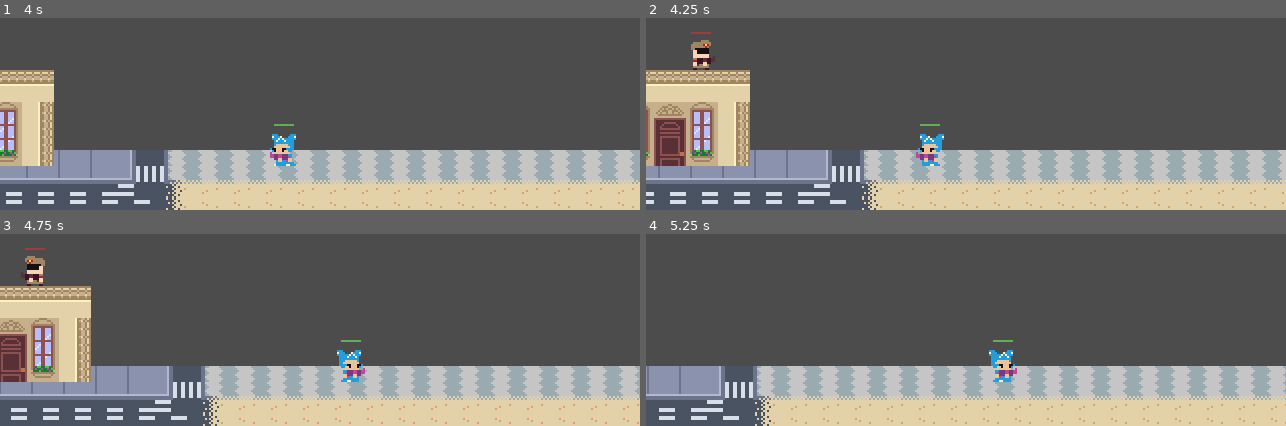
Above: before the commit, frames 1-4 (two rows, left to right).
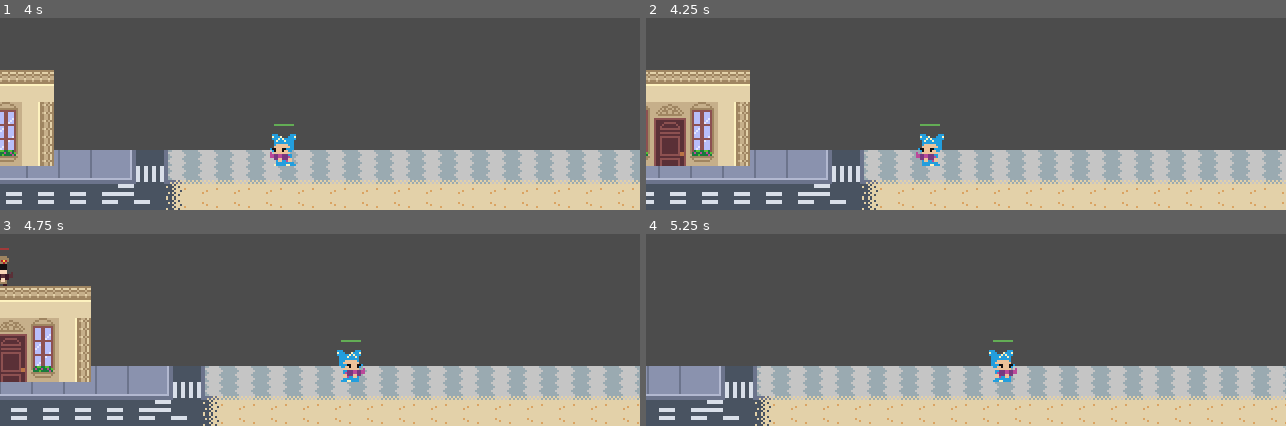
Above: after the commit, the same moments.

Repository: hamiltonromualdo/bring-ur-glam
Game: Godot game, scene res://src/Levels/Playground.tscn
Same seed, same stepped clock (60 frames per second), same inputs: the game is played once before the commit and once after it.
Inputs:
- Up to frame 1 (4 s): hold Right (ui_right) 0.53-2.03 s; hold Left (ui_left) from 2.03 s (still down)
- Up to frame 2 (4.25 s): keep holding Left (ui_left)
- Up to frame 3 (4.75 s): release Left (ui_left) at 4.28 s; hold Right (ui_right) from 4.28 s (still down)
- Up to frame 4 (5.25 s): keep holding Right (ui_right)

Frame 1 is identical in both runs. In frame 2, 0.4% of the frame differs, in the area x 7-11%, y 7-28%; in frame 3, 0.7%, in the area x 0-8%, y 7-28%; in frame 4, nothing differs.

Commit message:
Merge latest changes to Enemy

Diff:
--- a/bring_ur_glam/Enemy.gd
+++ /dev/null
@@ -1,88 +0,0 @@
-extends KinematicBody2D
-
-export var SPEED = 50
-export var GRAVITY = 10
-export var JUMP_POWER = -250
-const FLOOR = Vector2(0, -1)
-
-export var DIRECTION = true
-var velocity = Vector2.ZERO
-
-const FIREBALL = preload("res://HeartAmmo.tscn")
-var player = null
-var canFire = true
-
-export var HP = 3
-
-func set_direction(dir):
-    DIRECTION = dir
-    $Sprite.flip_h = !DIRECTION
-    $EdgeDetector.position.x = abs($EdgeDetector.position.x)
-    $Position2D.set("position", Vector2(12, 0) if dir else Vector2(-12, 0))
-    if !dir:
-        $EdgeDetector.position.x *= -1
-
-func _ready():
-    $HealthBar.set_values(0, HP, HP)
-
-func fire():
-    if canFire:
-        var fireball = FIREBALL.instance()
-        fireball.set_fireball_direction(DIRECTION)
-        get_parent().add_child(fireball)
-        fireball.position = $Position2D.global_position
-        $ShootingTimer.start()
-        canFire = false
-
-func hurt():
-    HP -= 1
-    $HealthBar.set_hp(HP)
-    if HP <= 0:
-        velocity = Vector2.ZERO
-        $HealthBar.visible = false
-        $CollisionShape2D.set_deferred("disabled", true)
-        $DeathTimer.start()
-        $Sprite.flip_v = true
-
-func _physics_process(delta):
-    if HP <= 0:
-        return
-
-    if player != null:
-        velocity = position.direction_to(player.position) * SPEED
-        velocity.y = 0
-        velocity.normalized()
-        set_direction(velocity.x >= 0)
-    else:
-        velocity.x = SPEED
-        if not DIRECTION:
-            velocity.x *= -1
-
-    if player != null:
-        fire()
-
-    velocity.y += GRAVITY
-    velocity = move_and_slide(velocity, FLOOR)
-
-    if is_on_wall() or not $EdgeDetector.is_colliding():
-        if player == null:
-            set_direction(!DIRECTION)
-
-    if get_slide_count() > 0:
-        for i in range(get_slide_count()):
-            if "Person" in get_slide_collision(i).collider.name:
-                get_slide_collision(i).collider.hurt()
-
-func _on_DeathTimer_timeout():
-    queue_free()
-
-func _on_PlayerFinder_body_entered(body: Node) -> void:
-    if body.name == "Person":
-        player = body
-
-func _on_PlayerFinder_body_exited(body: Node) -> void:
-    if body.name == "Person":
-        player = null
-
-func _on_ShootingTimer_timeout() -> void:
-    canFire = true
--- a/bring_ur_glam/Enemy.tscn
+++ /dev/null
@@ -1,61 +0,0 @@
-[gd_scene load_steps=7 format=2]
-
-[ext_resource path="res://assets/prototype.png" type="Texture" id=1]
-[ext_resource path="res://Enemy.gd" type="Script" id=2]
-[ext_resource path="res://HealthBar.tscn" type="PackedScene" id=3]
-[ext_resource path="res://FireBall.tscn" type="PackedScene" id=4]
-
-[sub_resource type="RectangleShape2D" id=1]
-extents = Vector2( 3.98543, 6.95294 )
-
-[sub_resource type="RectangleShape2D" id=2]
-extents = Vector2( 75.5946, 26.3304 )
-
-[node name="Enemy" type="KinematicBody2D"]
-script = ExtResource( 2 )
-__meta__ = {
-"_edit_horizontal_guides_": [ 40.0 ],
-"_edit_vertical_guides_": [ 0.0 ]
-}
-
-[node name="Sprite" type="Sprite" parent="."]
-texture = ExtResource( 1 )
-region_enabled = true
-region_rect = Rect2( 16, 32, 16, 16 )
-
-[node name="CollisionShape2D" type="CollisionShape2D" parent="."]
-position = Vector2( 0, 1 )
-shape = SubResource( 1 )
-
-[node name="EdgeDetector" type="RayCast2D" parent="."]
-position = Vector2( 3.78616, 0.361803 )
-enabled = true
-cast_to = Vector2( 0, 8 )
-
-[node name="DeathTimer" type="Timer" parent="."]
-wait_time = 2.0
-one_shot = true
-
-[node name="HealthBar" parent="." instance=ExtResource( 3 )]
-margin_left = -5.29384
-margin_top = -11.2648
-margin_right = -5.29384
-margin_bottom = -11.2648
-
-[node name="PlayerFinder" type="Area2D" parent="."]
-
-[node name="CollisionShape2D" type="CollisionShape2D" parent="PlayerFinder"]
-shape = SubResource( 2 )
-
-[node name="ShootingTimer" type="Timer" parent="."]
-wait_time = 0.5
-
-[node name="FireBall" parent="." instance=ExtResource( 4 )]
-
-[node name="Position2D" type="Position2D" parent="."]
-position = Vector2( 12, 0 )
-
-[connection signal="timeout" from="DeathTimer" to="." method="_on_DeathTimer_timeout"]
-[connection signal="body_entered" from="PlayerFinder" to="." method="_on_PlayerFinder_body_entered"]
-[connection signal="body_exited" from="PlayerFinder" to="." method="_on_PlayerFinder_body_exited"]
-[connection signal="timeout" from="ShootingTimer" to="." method="_on_ShootingTimer_timeout"]
--- a/bring_ur_glam/src/Actors/Enemy.gd
+++ b/bring_ur_glam/src/Actors/Enemy.gd
@@ -1,6 +1,6 @@
 extends KinematicBody2D
 
-export var SPEED = 100
+export var SPEED = 50
 export var GRAVITY = 10
 export var JUMP_POWER = -250
 const FLOOR = Vector2(0, -1)
@@ -8,10 +8,31 @@
 export var DIRECTION = true
 var velocity = Vector2.ZERO
 
+const FIREBALL = preload("res://src/Objects/HeartAmmo.tscn")
+var player = null
+var canFire = true
+
 export var HP = 3
+
+func set_direction(dir):
+    DIRECTION = dir
+    $Sprite.flip_h = !DIRECTION
+    $EdgeDetector.position.x = abs($EdgeDetector.position.x)
+    $Position2D.set("position", Vector2(12, 0) if dir else Vector2(-12, 0))
+    if !dir:
+        $EdgeDetector.position.x *= -1
 
 func _ready():
     $HealthBar.set_values(0, HP, HP)
+
+func fire():
+    if canFire:
+        var fireball = FIREBALL.instance()
+        fireball.set_fireball_direction(DIRECTION)
+        get_parent().add_child(fireball)
+        fireball.position = $Position2D.global_position
+        $ShootingTimer.start()
+        canFire = false
 
 func hurt():
     HP -= 1
@@ -27,18 +48,41 @@
     if HP <= 0:
         return
 
-    velocity.x = SPEED
-    if not DIRECTION:
-        velocity.x *= -1
+    if player != null:
+        velocity = position.direction_to(player.position) * SPEED
+        velocity.y = 0
+        velocity.normalized()
+        set_direction(velocity.x >= 0)
+    else:
+        velocity.x = SPEED
+        if not DIRECTION:
+            velocity.x *= -1
+
+    if player != null:
+        fire()
 
     velocity.y += GRAVITY
     velocity = move_and_slide(velocity, FLOOR)
 
     if is_on_wall() or not $EdgeDetector.is_colliding():
-        DIRECTION = !DIRECTION
-        $Sprite.flip_h = !DIRECTION
-        $EdgeDetector.position.x *= -1
+        if player == null:
+            set_direction(!DIRECTION)
 
+    if get_slide_count() > 0:
+        for i in range(get_slide_count()):
+            if "Person" in get_slide_collision(i).collider.name:
+                get_slide_collision(i).collider.hurt()
 
 func _on_DeathTimer_timeout():
     queue_free()
+
+func _on_PlayerFinder_body_entered(body: Node) -> void:
+    if body.name == "Person":
+        player = body
+
+func _on_PlayerFinder_body_exited(body: Node) -> void:
+    if body.name == "Person":
+        player = null
+
+func _on_ShootingTimer_timeout() -> void:
+    canFire = true
--- a/bring_ur_glam/src/Actors/Enemy.tscn
+++ b/bring_ur_glam/src/Actors/Enemy.tscn
@@ -7,10 +7,17 @@
 [sub_resource type="RectangleShape2D" id=1]
 extents = Vector2( 3.98543, 6.95294 )
 
+[sub_resource type="RectangleShape2D" id=2]
+extents = Vector2( 75.5946, 26.3304 )
+
 [node name="Enemy" type="KinematicBody2D"]
 collision_layer = 2
 collision_mask = 5
 script = ExtResource( 2 )
+__meta__ = {
+"_edit_horizontal_guides_": [ 40.0 ],
+"_edit_vertical_guides_": [ 0.0 ]
+}
 
 [node name="Sprite" type="Sprite" parent="."]
 texture = ExtResource( 1 )
@@ -37,4 +44,18 @@
 margin_right = -5.29384
 margin_bottom = -11.2648
 
+[node name="PlayerFinder" type="Area2D" parent="."]
+
+[node name="CollisionShape2D" type="CollisionShape2D" parent="PlayerFinder"]
+shape = SubResource( 2 )
+
+[node name="ShootingTimer" type="Timer" parent="."]
+wait_time = 0.5
+
+[node name="Position2D" type="Position2D" parent="."]
+position = Vector2( 12, 0 )
+
 [connection signal="timeout" from="DeathTimer" to="." method="_on_DeathTimer_timeout"]
+[connection signal="body_entered" from="PlayerFinder" to="." method="_on_PlayerFinder_body_entered"]
+[connection signal="body_exited" from="PlayerFinder" to="." method="_on_PlayerFinder_body_exited"]
+[connection signal="timeout" from="ShootingTimer" to="." method="_on_ShootingTimer_timeout"]
Not shown: 1 places in bring_ur_glam/src/Actors/Enemy.tscn that only renumber resources
